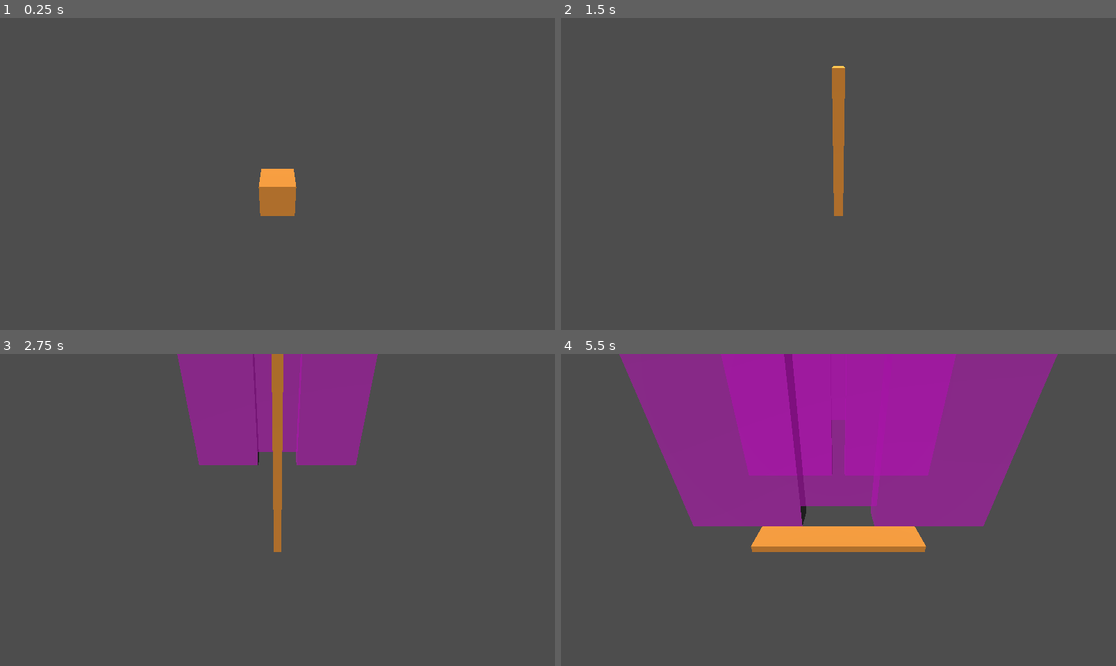
Above: before the commit, frames 1-4 (two rows, left to right).
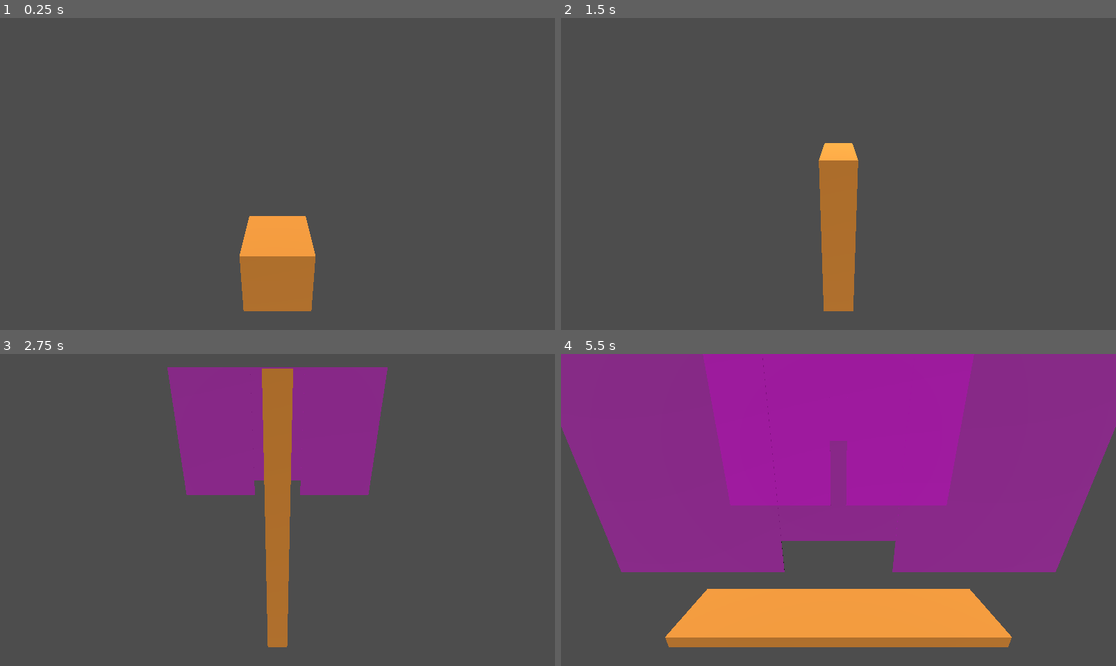
Above: after the commit, the same moments.

Repository: gabriellebrand/Neon-Strech
Game: Godot game, scene res://Scenes/Main.tscn
Same seed, same stepped clock (60 frames per second), same inputs: the game is played once before the commit and once after it.
Inputs:
- Up to frame 1 (0.25 s): no input
- Up to frame 2 (1.5 s): tap Enter at 0.5 s; hold W (stretch_up) 0.53-1.28 s; hold S (stretch_down) from 1.28 s (still down)
- Up to frame 3 (2.75 s): release S (stretch_down) at 2.03 s; hold W (stretch_up) from 2.03 s (still down)
- Up to frame 4 (5.5 s): release W (stretch_up) at 3.53 s; hold S (stretch_down) from 3.53 s (still down)

The runs differ from the first frame. In frame 1, 4.8% of the frame differs, in the area x 43-57%, y 48-94%; in frame 2, 3.6%; in frame 3, 9.0%; in frame 4, 39%, in the area x 0-100%, y 0-94%.

Commit message:
thinner walls; change camera position

Diff:
--- a/GameJam/Scenes/Killzone.tscn
+++ b/GameJam/Scenes/Killzone.tscn
@@ -3,6 +3,7 @@
 [ext_resource type="Script" path="res://Scripts/Killzone.gd" id="1_kupyv"]
 
 [sub_resource type="BoxShape3D" id="BoxShape3D_phvc6"]
+size = Vector3(1, 1, 0.01)
 
 [node name="Killzone" type="Area3D"]
 collision_layer = 0
--- a/GameJam/Scenes/Main.tscn
+++ b/GameJam/Scenes/Main.tscn
@@ -7,7 +7,8 @@
 script = ExtResource("1_gbmw6")
 
 [node name="Camera3D" type="Camera3D" parent="."]
-transform = Transform3D(1, 0, 0, 0, 0.866025, 0.5, 0, -0.5, 0.866025, 0, 4, 5)
+transform = Transform3D(1, 0, 0, 0, 0.944966, 0.327169, 0, -0.327169, 0.944966, 0, 2.88977, 2.66849)
+near = 0.5
 
 [node name="Player" parent="." instance=ExtResource("1_8f6yc")]
 collision_layer = 128
--- a/GameJam/Scenes/WallPartMesh.tscn
+++ b/GameJam/Scenes/WallPartMesh.tscn
@@ -8,6 +8,7 @@
 
 [sub_resource type="BoxMesh" id="BoxMesh_lagoo"]
 material = SubResource("StandardMaterial3D_0pxr1")
+size = Vector3(1, 1, 0.01)
 
 [node name="WallPartMesh" type="MeshInstance3D"]
 mesh = SubResource("BoxMesh_lagoo")
--- a/GameJam/Scripts/box.gd
+++ b/GameJam/Scripts/box.gd
@@ -2,7 +2,7 @@
 
 const STRETCH_SPEED = 0.1
 const MINIMUM_STRETCH_Y = 0.2
-const MAXIMUM_STRETCH_Y = 5.0
+const MAXIMUM_STRETCH_Y = 3.5
 
 func _physics_process(delta: float) -> void:
     var stretch_y_value = Input.get_axis("stretch_down", "stretch_up")
